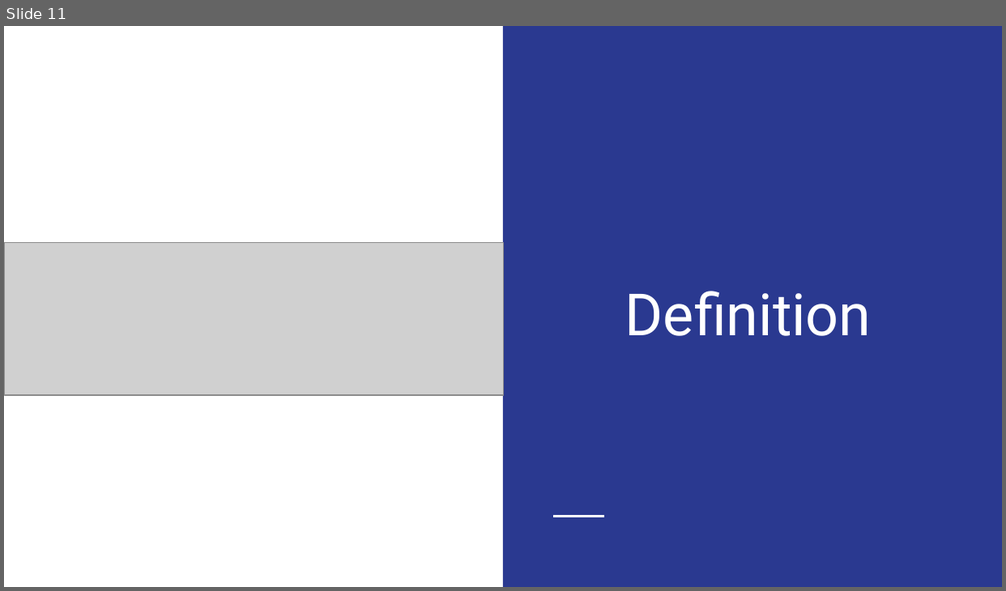
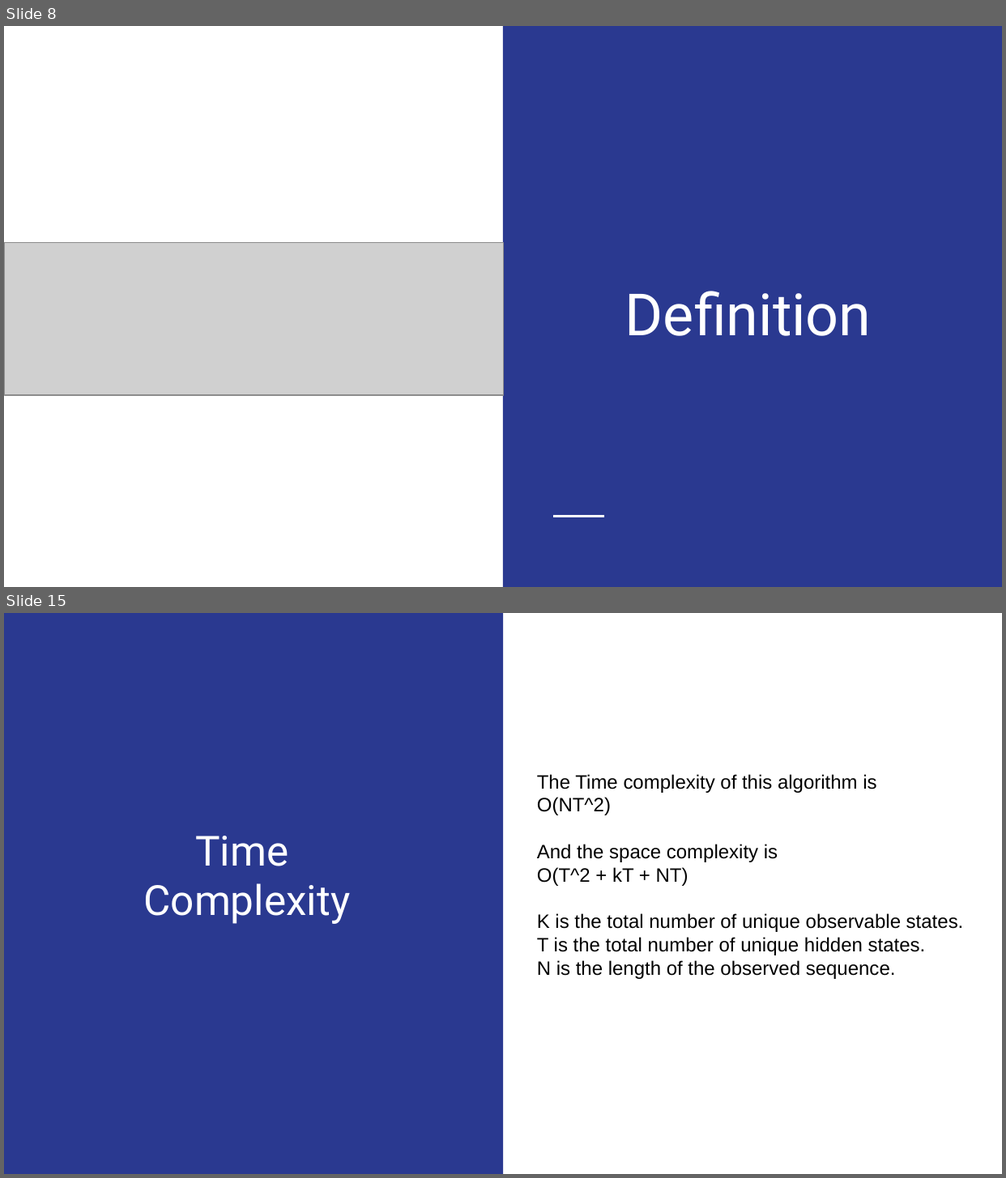
Before and after one commit to YasasviPeruvemba/DesignAndAnalysisOfAlgorithmsProject, a slide deck: CS254 Algo Project.pptx. Shown one above the other, each under a label of ours: slide 11 before the commit, slides 8 and 15 after it; the slides between them are not shown. The pictures are 1006x591 and 1006x1178 pixels, drawn with LibreOffice and Linux fonts; fonts in the diff are those of the drawing; grey boxes stand for pictures. Boxes give left, top, right and bottom in pixels: in the first picture for what was removed or moved away, otherwise in the second. Text is boxed around its words. In the diff, an @@ line names an element or a change of style, - is before the commit and + after.

```diff
--- a/CS254 Algo Project.pptx
+++ b/CS254 Algo Project.pptx
@@ slide 15 added at bbox=[4, 613, 1002, 1174], background #FFFFFF; not listed: 1 template element that a slide beside it also shows @@
@@ rectangle added at bbox=[4, 613, 503, 1174], fill #2A3990 @@
@@ text added at bbox=[537, 774, 964, 979], 14 pt, text #000000 @@
+The Time complexity of this algorithm is
+O(NT^2)
+And the space complexity is
+O(T^2 + kT + NT)
+K is the total number of unique observable states.
+T is the total number of unique hidden states.
+N is the length of the observed sequence.
@@ text added at bbox=[143, 836, 350, 924], 30 pt, text #FFFFFF @@
+Time
+Complexity
@@ what was slide 11 is now slide 8 @@
```
Also in this commit, not shown: 8 slides changed, 16 other slides added, 2 slides removed.
